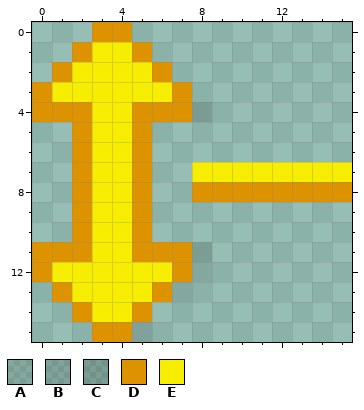
Two versions of one pixel-art sprite, edu.rice.cs.hpctraceviewer.ui/resources/zoom-out-process.png. This is how it looked before the edit.
The file is 16x16 pixels. Pixels under 10% opacity are left out. Colours within 5 levels of each other are drawn and written as one.
Palette (. is transparent): A #0000001e  B #00000025  C #0000002e  D #dd9300  E #f7ed00
The same view after the edit:
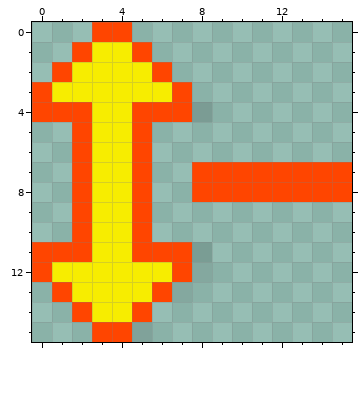
Diff:
Colour D changes from #dd9300 to #ff4500.
The author changed colour E to colour D in row 7 at x 8 to 15.
Pixel boxes of the changes (left, top, right, bottom) in both pictures:
changed: (32, 22, 352, 342)
